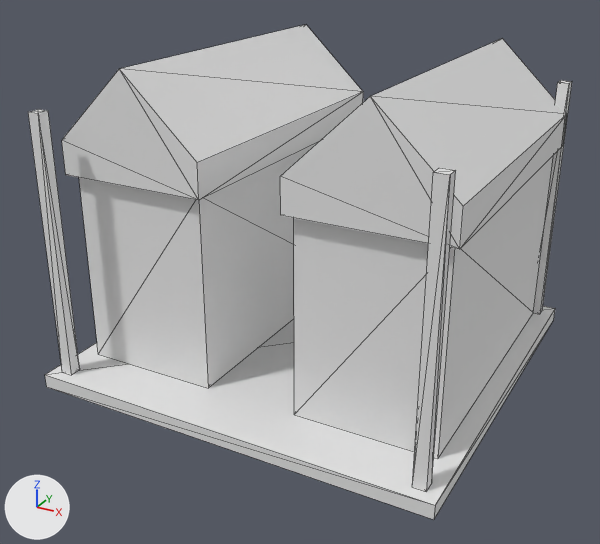
Before and after pictures for a commit that changed the glTF model assets/source/buildings/directorate/sources/operational/barracks_partial_shell.gltf.
Camera for both pictures: a 50 mm camera at (0.764, -1.485, 0.425) aimed at (-0.015, -0.07, -0.283). Lighting does not change. The marker at lower left points along +X, +Y and +Z. The picture after the commit comes second. Mesh edges are drawn as thin lines. Vertices at exactly the same position are counted once.

The older version as bpy lines, for what is in view:
```python
me_barracks_partial_shell = bpy.data.meshes.new('barracks_partial_shell')
me_barracks_partial_shell.from_pydata(...)  # 76 vertices, 116 faces; spans x -0.43..0.43, y -0.42..0.41, z -0.5..0.16
ob_barracks_partial_shell = bpy.data.objects.new('barracks_partial_shell', me_barracks_partial_shell)
ob_barracks_partial_shell.location = (0.0, 0.0, 0.0)
```
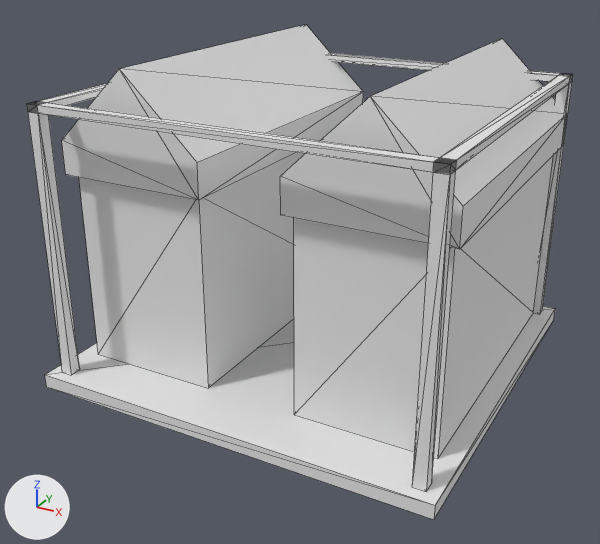
Changed parts and their boxes [x1, y1, x2, y2] in the pictures (600 x 544 px):
'barracks_partial_shell', reshaped: before [28, 25, 572, 520]; after [27, 25, 573, 520]
part 1 of me_barracks_partial_shell, added: after [27, 53, 573, 175]

The change in detail:
me_barracks_partial_shell is used by ob_barracks_partial_shell; location (0.0, 0.0, 0.0).
me_barracks_partial_shell had 76 vertices, 116 faces and spanned x -0.43..0.43, y -0.42..0.41, z -0.5..0.16.
me_barracks_partial_shell now has 88 vertices, 164 faces and spans x -0.43..0.43, y -0.42..0.41, z -0.5..0.16.
Part 1, on me_barracks_partial_shell:
12 new vertices lie (0.0, 0.0, 0.015) away from vertices in x -0.405..0.405, y -0.395..0.385, z 0.08.
48 new faces join them.
